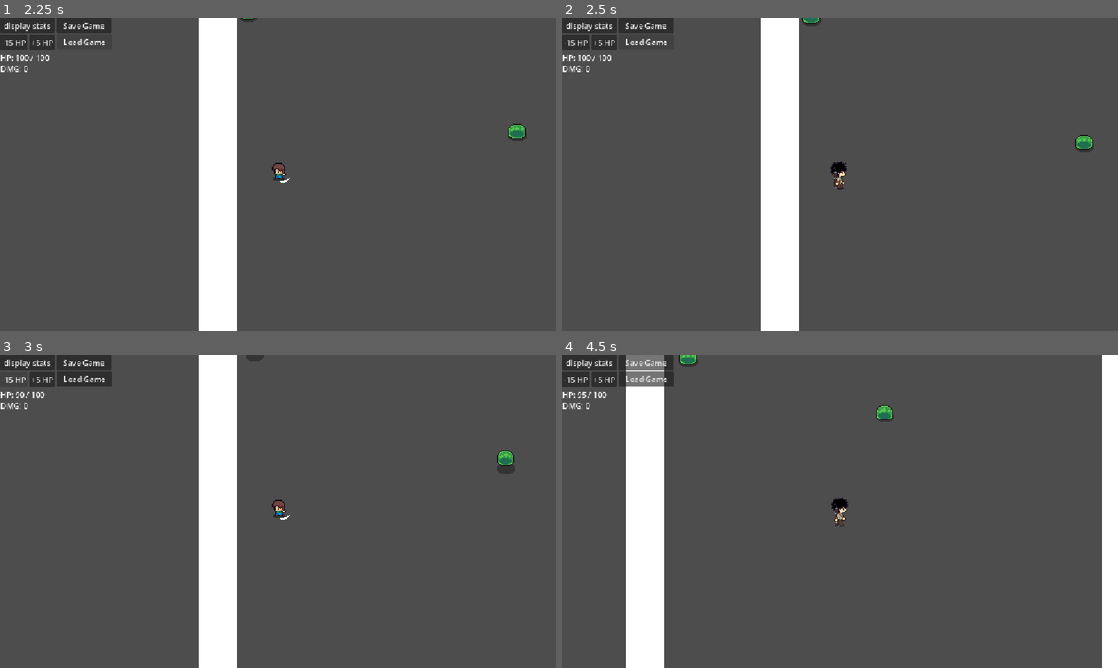
Above: before the commit, frames 1-4 (two rows, left to right).
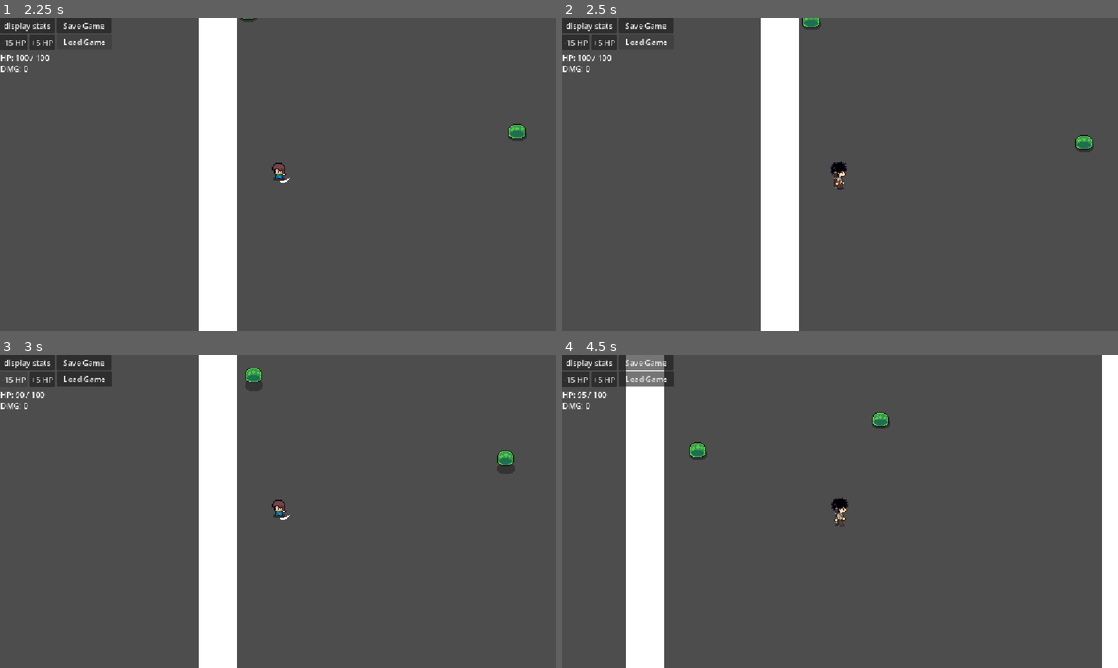
Above: after the commit, the same moments.

Repository: smymrr/Echeos-of-The-Veil
Game: Godot game, scene res://scenes/main.tscn
Same seed, same stepped clock (60 frames per second), same inputs: the game is played once before the commit and once after it.
Inputs (mouse positions are in pixels of both pictures, inside the frame that each line leads up to):
- Up to frame 1 (2.25 s): click "display stats" at 0.5 s; click "Save Game" at 1.25 s; click "Load Game" at 2 s
- Up to frame 2 (2.5 s): no input
- Up to frame 3 (3 s): click "-15 HP" at 2.75 s
- Up to frame 4 (4.5 s): click "+5 HP" at 3.5 s; move the mouse to (962, 495) at 4.27 s; hold D (move_right) from 4.28 s (still down); tap Q (dash) at 4.35 s

Frame 1 is identical in both runs. In frame 2, 0.1% of the frame differs, in the area x 43-47%, y 0-4%; in frame 3, 0.3%; in frame 4, 0.5%, in the area x 21-60%, y 0-34%.

Commit message:
fix knockback wall-clip bug

Diff:
--- a/scenes/main.tscn
+++ b/scenes/main.tscn
@@ -15,8 +15,9 @@
 
 [node name="Control" parent="." unique_id=1676327586 instance=ExtResource("4_jyhfs")]
 
-[node name="Player" parent="." unique_id=1987352962 instance=ExtResource("2_0wfyh")]
-position = Vector2(59, -4)
-
 [node name="Slime2" parent="." unique_id=1906787784 instance=ExtResource("3_sugp2")]
 position = Vector2(74, -238)
+
+[node name="Player" parent="." unique_id=1987352962 instance=ExtResource("2_0wfyh")]
+z_index = 2
+position = Vector2(59, -4)
--- a/scripts/enemy/enemy.gd
+++ /dev/null
@@ -1,70 +0,0 @@
-extends CharacterBody2D
-
-@export var speed: float = 100.0
-@export var roam_radius: float = 150.0 # Jarak maksimal musuh berkeliaran dari posisi asal
-
-# Status (State) pergerakan musuh
-enum State { ROAMING, CHASING, RETURNING }
-var current_state = State.ROAMING
-
-var player: Node2D = null
-var home_position: Vector2
-var target_roam_pos: Vector2
-
-func _ready() -> void:
-	# Simpan posisi awal musuh saat game pertama kali dijalankan
-	home_position = global_position
-	target_roam_pos = home_position
-	# Langsung mulai roaming begitu game dimuat
-	_set_new_roam_target()
-
-func _physics_process(delta: float) -> void:
-	var target_position = Vector2.ZERO
-
-	# Menentukan target berdasarkan status saat ini
-	match current_state:
-		State.ROAMING:
-			target_position = target_roam_pos
-			# Jika sudah sampai di titik acak, cari titik baru
-			if global_position.distance_to(target_roam_pos) < 5.0:
-				_set_new_roam_target()
-
-		State.CHASING:
-			if player:
-				target_position = player.global_position
-			else:
-				# Cadangan jika player hilang
-				current_state = State.RETURNING
-
-		State.RETURNING:
-			target_position = home_position
-			# Jika sudah kembali dekat posisi asal, kembali roaming
-			if global_position.distance_to(home_position) < 5.0:
-				global_position = home_position
-				current_state = State.ROAMING
-				_set_new_roam_target()
-
-	# Melakukan pergerakan menuju target yang aktif
-	var direction = (target_position - global_position).normalized()
-	velocity = direction * speed
-	move_and_slide()
-
-func _set_new_roam_target() -> void:
-	# Menentukan titik acak di sekitar home_position berdasarkan roam_radius
-	var random_x = randf_range(-roam_radius, roam_radius)
-	var random_y = randf_range(-roam_radius, roam_radius)
-	target_roam_pos = home_position + Vector2(random_x, random_y)
-
-# --- HUBUNGKAN SINYAL INI DARI NODE Area2D ANDA ---
-
-func _on_area_2d_body_entered(body: Node2D) -> void:
-	# Pastikan objek yang masuk adalah Player (masukkan player ke group "player")
-	if body.is_in_group("player"):
-		player = body
-		current_state = State.CHASING
-
-func _on_area_2d_body_exited(body: Node2D) -> void:
-	if body == player:
-		player = null
-		# Ketika pemain keluar area deteksi, musuh kembali ke posisi asal dulu sebelum roaming lagi
-		current_state = State.RETURNING
--- a/scripts/enemy/enemy.tscn
+++ /dev/null
@@ -1,32 +0,0 @@
-[gd_scene format=3 uid="uid://cg2vci7aspsbb"]
-
-[ext_resource type="Script" uid="uid://boagudgev5333" path="res://enemy.gd" id="1_4gyqm"]
-[ext_resource type="Texture2D" uid="uid://c1fxruhter3d2" path="res://Tiny Swords (Free Pack)/Units/Purple Units/Monk/Idle.png" id="2_qi2p4"]
-
-[sub_resource type="CircleShape2D" id="CircleShape2D_mksb3"]
-radius = 37.215588
-
-[sub_resource type="CircleShape2D" id="CircleShape2D_o87lq"]
-radius = 250.0
-
-[node name="enemy" type="CharacterBody2D" unique_id=453975441]
-position = Vector2(262, 348)
-script = ExtResource("1_4gyqm")
-
-[node name="Sprite2D" type="Sprite2D" parent="." unique_id=21934336]
-texture = ExtResource("2_qi2p4")
-hframes = 6
-
-[node name="CollisionShape2D" type="CollisionShape2D" parent="." unique_id=1425168441]
-position = Vector2(1, 6)
-shape = SubResource("CircleShape2D_mksb3")
-
-[node name="Area2D" type="Area2D" parent="." unique_id=723146197]
-collision_layer = 0
-collision_mask = 2
-
-[node name="CollisionShape2D" type="CollisionShape2D" parent="Area2D" unique_id=678099520]
-shape = SubResource("CircleShape2D_o87lq")
-
-[connection signal="body_entered" from="Area2D" to="." method="_on_area_2d_body_entered"]
-[connection signal="body_exited" from="Area2D" to="." method="_on_area_2d_body_exited"]
--- a/scripts/enemy/slime/slime.gd
+++ b/scripts/enemy/slime/slime.gd
@@ -7,13 +7,15 @@
 @onready var knockback_decay: float = 15.0
 
 # Status (State) pergerakan musuh
-enum State { ROAMING, CHASING, RETURNING, STATIONARY }
+enum State { ROAMING, CHASING, RETURNING, KNOCKBACK }
 var current_state = State.ROAMING
 
 var knockback_velocity = Vector2.ZERO
 var player: Node2D = null
 var home_position: Vector2
 var target_roam_pos: Vector2
+
+var is_alive: bool = true
 
 func _ready() -> void:
 	# Simpan posisi awal musuh saat game pertama kali dijalankan
@@ -23,6 +25,9 @@
 	_set_new_roam_target()
 
 func _physics_process(delta: float) -> void:
+	if !is_alive:
+		return
+
 	var target_position = Vector2.ZERO
 
 	# Menentukan target berdasarkan status saat ini
@@ -39,35 +44,49 @@
 			else:
 				# Cadangan jika player hilang
 				current_state = State.RETURNING
+		State.RETURNING:
 			target_position = home_position
 			# Jika sudah kembali dekat posisi asal, kembali roaming
 			if global_position.distance_to(home_position) < 5.0:
 				global_position = home_position
 				current_state = State.ROAMING
 				_set_new_roam_target()
+		State.KNOCKBACK:
+			target_position = global_position
 
 	# Melakukan pergerakan menuju target yang aktif
 	var direction = (target_position - global_position).normalized()
-	if health > 0:
-		velocity = direction * speed
-	else:
-		velocity = Vector2.ZERO
+	var normal_velocity = direction * speed
+
+	if current_state == State.KNOCKBACK:
+		normal_velocity = Vector2.ZERO
+		knockback_velocity = knockback_velocity.move_toward(Vector2.ZERO, knockback_decay * delta * 100)
+
+		# Kalau vector knockback sudah habis, lanjutkan roam/mengejar
+		if knockback_velocity.length_squared() < 100:
+			knockback_velocity = Vector2.ZERO
+			current_state = State.CHASING if player else State.ROAMING
+
+	velocity = normal_velocity + knockback_velocity
 
 	move_and_slide()
 
 func take_damage(damage: int, attacker_position: Vector2) -> void:
-	var tween = create_tween()
-	if health <= 0:
+	if !is_alive:
 		return
 
-	health -= damage
+	var force: float = 300.0
+
+	health = max(0, health - damage)
+	print(name + " HP: ", health)
 
 	if health <= 0:
 		_death()
+		return
 
 	var knockback_direction = (position - attacker_position).normalized()
-	var final_position = position + (knockback_direction * speed) / 2
-	tween.tween_property(self, "position", final_position, 0.2)
+	knockback_velocity = knockback_direction * force
+	current_state = State.KNOCKBACK
 
 func _animation_finished() -> void:
 	if sprite.animation == "death":
@@ -76,6 +95,7 @@
 
 func _death() -> void:
 	sprite.play("death")
+	is_alive = false
 	sprite.animation_finished.connect(_animation_finished)
 
 func _set_new_roam_target() -> void:
--- a/scripts/player/attack_component.gd
+++ b/scripts/player/attack_component.gd
@@ -70,9 +70,8 @@
 
 func _on_attack_hitbox_body_entered(body: Node2D) -> void:
 	if body in _already_hit or can_attack:
-		print("cant hit")
 		return
 
 	_already_hit.append(body)
 	body.take_damage(PlayerData.get_attack(), player.position)
-	print("Hit")
+	print("Dealt ", PlayerData.get_attack(), " Damage")
Not shown, removed: scripts/enemy/enemy.gd.uid
